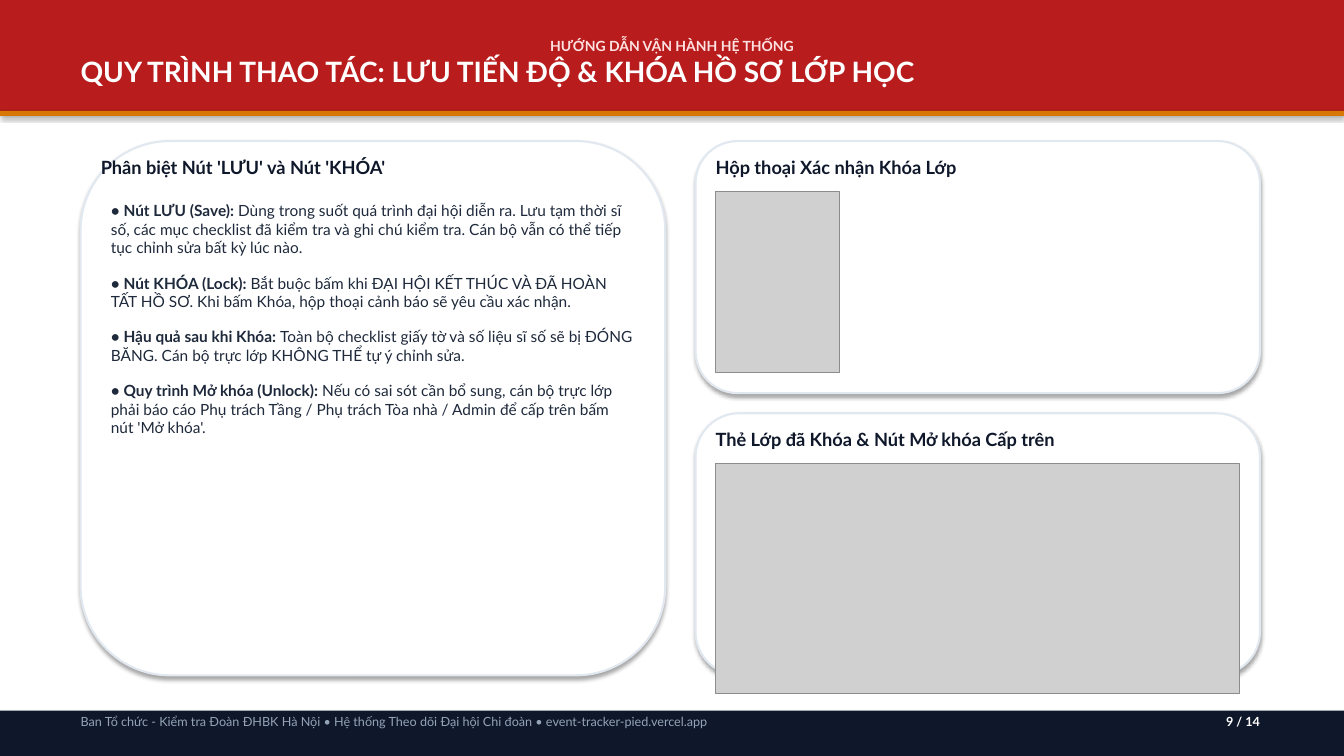
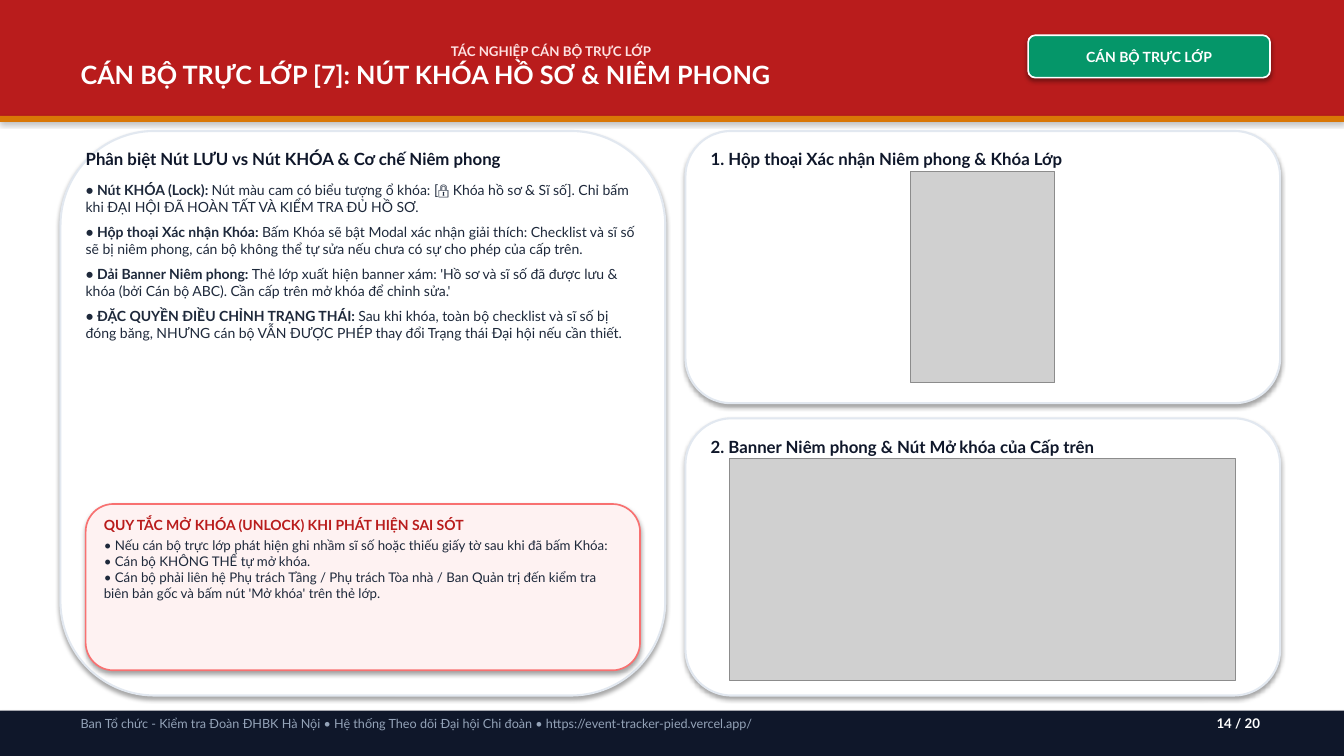
Before and after one commit to phamvietbach2006-max/Event-tracker, a slide deck: slide 14 of Huong_Dan_Su_Dung_He_Thong_Theo_Doi_Dai_Hoi.pptx (slide 9 before the commit). Drawn at 1344x756 pixels with LibreOffice and Linux fonts; fonts in the diff are those of the drawing; grey boxes stand for pictures. Boxes give left, top, right and bottom in pixels: in the first picture for what was removed or moved away, otherwise in the second. Text is boxed around its words. In the diff, an @@ line names an element or a change of style, - is before the commit and + after.

Commit message:
docs: rebuild 20-slide training presentation with role-based guidance, real UI screenshots, and PWA setup

```diff
--- a/Huong_Dan_Su_Dung_He_Thong_Theo_Doi_Dai_Hoi.pptx
+++ b/Huong_Dan_Su_Dung_He_Thong_Theo_Doi_Dai_Hoi.pptx
@@ rectangle "TÁC NGHIỆP CÁN BỘ TRỰC ...": place and size @@
-rectangle "TÁC NGHIỆP CÁN BỘ TRỰC ..." at [0,0,1344,111]
+rectangle "TÁC NGHIỆP CÁN BỘ TRỰC ..." at [0,0,1344,116]
@@ text in rectangle at [81,44,770,88]: text changed; size 20 to 18 pt @@
-HƯỚNG DẪN VẬN HÀNH HỆ THỐNG
-QUY TRÌNH THAO TÁC: LƯU TIẾN ĐỘ & KHÓA HỒ SƠ LỚP HỌC
+TÁC NGHIỆP CÁN BỘ TRỰC LỚP
+CÁN BỘ TRỰC LỚP [7]: NÚT KHÓA HỒ SƠ & NIÊM PHONG
@@ rounded rectangle added at [1028,35,1270,78], fill #059669, outline #FFFFFF 1.2 pt, 10 pt, text #FFFFFF, bold @@
+CÁN BỘ TRỰC LỚP
@@ rectangle: place and size @@
-rectangle at [0,111,1344,116]
+rectangle at [0,116,1344,122]
@@ rounded rectangle: place and size @@
-rounded rectangle at [81,141,665,676]
+rounded rectangle at [60,131,665,696]
@@ rounded rectangle: place and size @@
-rounded rectangle at [696,141,1260,393]
+rounded rectangle at [686,131,1280,403]
@@ text at [86,151,501,168]: text changed; size 13 to 12 pt @@
-Phân biệt Nút 'LƯU' và Nút 'KHÓA'
+Phân biệt Nút LƯU vs Nút KHÓA & Cơ chế Niêm phong
@@ text at [711,152,1062,168]: text changed; size 13 to 12 pt @@
-Hộp thoại Xác nhận Khóa Lớp
+1. Hộp thoại Xác nhận Niêm phong & Khóa Lớp
@@ picture: place and size @@
-picture at [716,192,840,373]
+picture at [910,171,1055,383]
@@ text added at [86,183,635,341], 10 pt, text #1E293B @@
+• Nút KHÓA (Lock): Nút màu cam có biểu tượng ổ khóa: [🔒 Khóa hồ sơ & Sĩ số]. Chỉ bấm khi ĐẠI HỘI ĐÃ HOÀN TẤT VÀ KIỂM TRA ĐỦ HỒ SƠ.
+• Hộp thoại Xác nhận Khóa: Bấm Khóa sẽ bật Modal xác nhận giải thích: Checklist và sĩ số sẽ bị niêm phong, cán bộ không thể tự sửa nếu chưa có sự cho phép của cấp trên.
+• Dải Banner Niêm phong: Thẻ lớp xuất hiện banner xám: 'Hồ sơ và sĩ số đã được lưu & khóa (bởi Cán bộ ABC). Cần cấp trên mở khóa để chỉnh sửa.'
+• ĐẶC QUYỀN ĐIỀU CHỈNH TRẠNG THÁI: Sau khi khóa, toàn bộ checklist và sĩ số bị đóng băng, NHƯNG cán bộ VẪN ĐƯỢC PHÉP thay đổi Trạng thái Đại hội nếu cần thiết.
@@ text removed at [111,203,632,433] @@
-• Nút LƯU (Save): Dùng trong suốt quá trình đại hội diễn ra. Lưu tạm thời sĩ số, các mục checklist đã kiểm tra và ghi chú kiểm tra. Cán bộ vẫn có thể tiếp tục chỉnh sửa bất kỳ lúc nào.
-• Nút KHÓA (Lock): Bắt buộc bấm khi ĐẠI HỘI KẾT THÚC VÀ ĐÃ HOÀN TẤT HỒ SƠ. Khi bấm Khóa, hộp thoại cảnh báo sẽ yêu cầu xác nhận.
-• Hậu quả sau khi Khóa: Toàn bộ checklist giấy tờ và số liệu sĩ số sẽ bị ĐÓNG BĂNG. Cán bộ trực lớp KHÔNG THỂ tự ý chỉnh sửa.
-• Quy trình Mở khóa (Unlock): Nếu có sai sót cần bổ sung, cán bộ trực lớp phải báo cáo Phụ trách Tầng / Phụ trách Tòa nhà / Admin để cấp trên bấm nút 'Mở khóa'.
@@ rounded rectangle: place and size @@
-rounded rectangle at [696,413,1260,676]
+rounded rectangle at [686,418,1280,696]
@@ text at [711,439,1094,456]: text changed; size 13 to 12 pt @@
-Thẻ Lớp đã Khóa & Nút Mở khóa Cấp trên
+2. Banner Niêm phong & Nút Mở khóa của Cấp trên
@@ picture: place and size @@
-picture at [716,464,1240,694]
+picture at [730,459,1236,681]
@@ rounded rectangle added at [86,504,640,670], fill #FEF2F2, outline #F87171 1.2 pt @@
@@ text added at [104,517,608,601], 9.5 pt, text #1E293B @@
+QUY TẮC MỞ KHÓA (UNLOCK) KHI PHÁT HIỆN SAI SÓT
+• Nếu cán bộ trực lớp phát hiện ghi nhầm sĩ số hoặc thiếu giấy tờ sau khi đã bấm Khóa:
+• Cán bộ KHÔNG THỂ tự mở khóa.
+• Cán bộ phải liên hệ Phụ trách Tầng / Phụ trách Tòa nhà / Ban Quản trị đến kiểm tra biên bản gốc và bấm nút 'Mở khóa' trên thẻ lớp.
@@ text at [81,717,752,730]: text changed @@
-Ban Tổ chức - Kiểm tra Đoàn ĐHBK Hà Nội • Hệ thống Theo dõi Đại hội Chi đoàn • event-tracker-pied.vercel.app
+Ban Tổ chức - Kiểm tra Đoàn ĐHBK Hà Nội • Hệ thống Theo dõi Đại hội Chi đoàn • https://event-tracker-pied.vercel.app/
@@ text at [1217,718,1260,728]: text changed; size 9 to 9.5 pt @@
-9 / 14
+14 / 20
```
Also in this commit, not shown: 3 other slides changed, 16 slides added, 10 slides removed, 1 other file.
